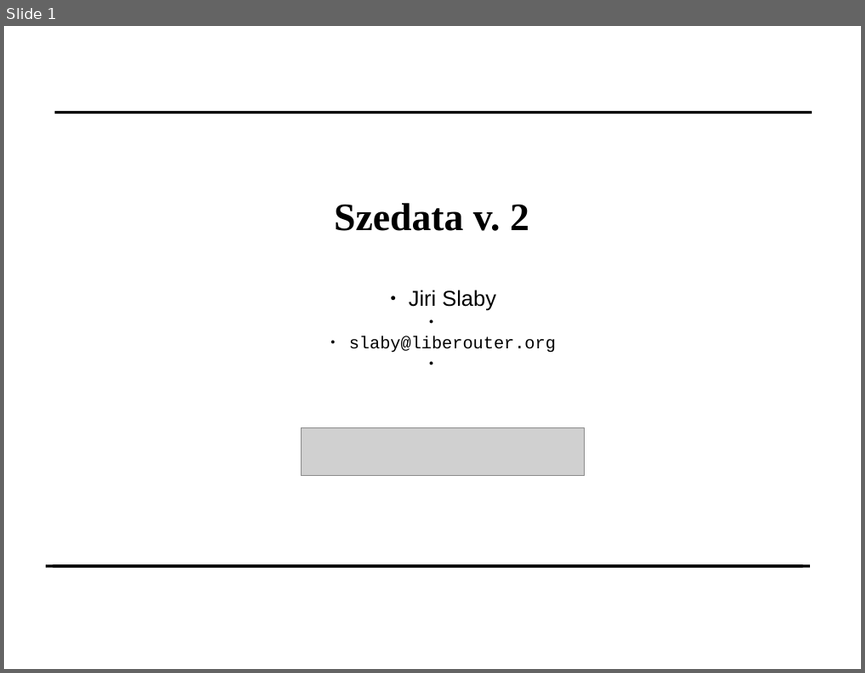
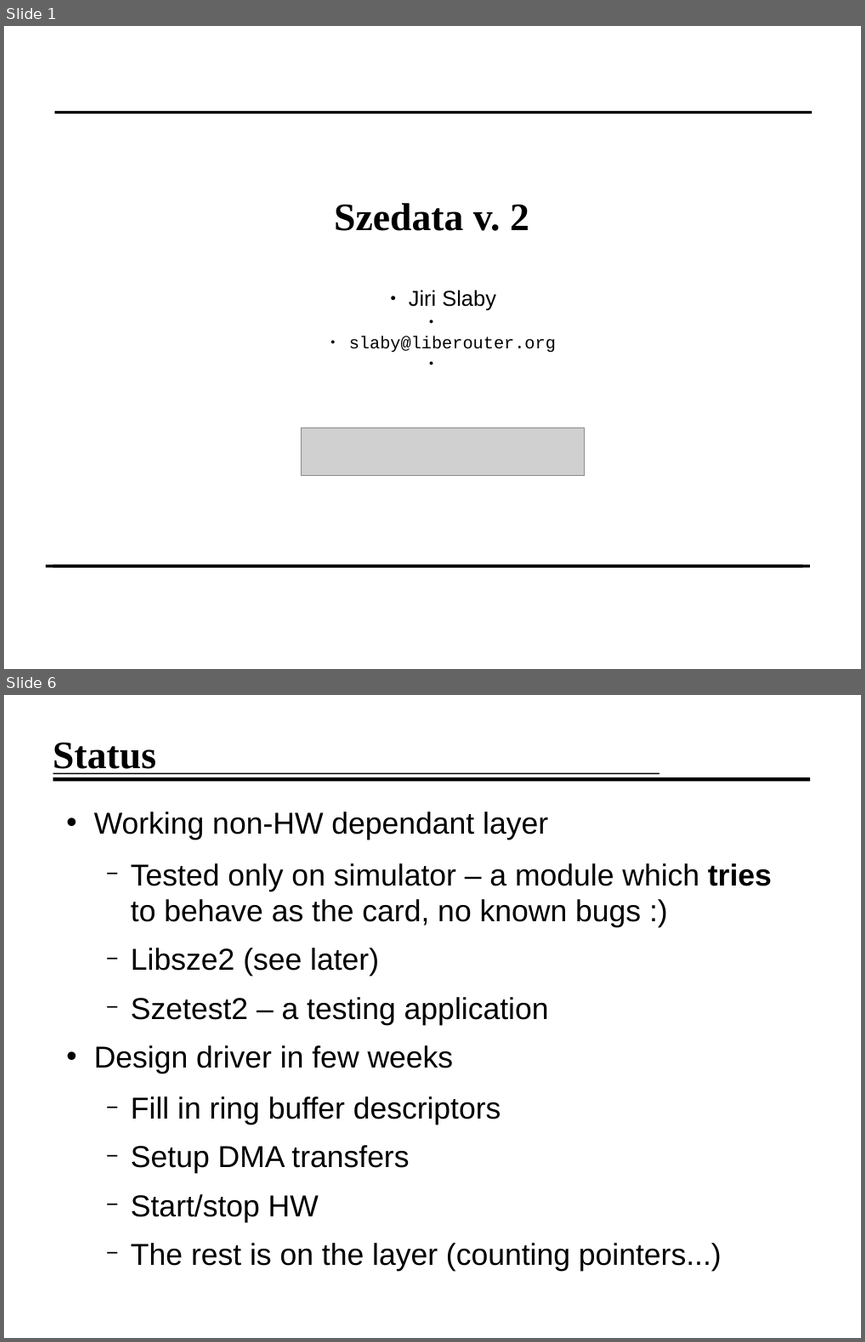
Before and after one commit to jirislaby/writings, a slide deck: presentation/seminar.odp. Shown one above the other, each under a label of ours: slide 1 before the commit, slides 1 and 6 after it; the slides between them are not shown. The pictures are 865x673 and 865x1342 pixels, drawn with LibreOffice and Linux fonts; fonts in the diff are those of the drawing; grey boxes stand for pictures; background and template pictures are left out. Boxes give left, top, right and bottom in pixels: in the first picture for what was removed or moved away, otherwise in the second. Text is boxed around its words. In the diff, an @@ line names an element or a change of style, - is before the commit and + after.

```diff
--- a/presentation/seminar.odp
+++ b/presentation/seminar.odp
@@ slide 6 added at [4,695,861,1338], background #FFFFFF @@
@@ title added at [52,742,156,774], 36 pt, text #000000, bold @@
+Status
@@ line added from (53, 779) to (811, 779), #000000 3.69 pt @@
@@ line added from (53, 773) to (659, 773), #000000 1.13 pt @@
@@ text added at [94,811,772,1270], 28 pt, text #000000 @@
+• Working non-HW dependant layer
+  − Tested only on simulator – a module which tries to behave as the card, no known bugs :)
+  − Libsze2 (see later)
+  − Szetest2 – a testing application
+• Design driver in few weeks
+  − Fill in ring buffer descriptors
+  − Setup DMA transfers
+  − Start/stop HW
+  − The rest is on the layer (counting pointers...)
```
Also in this commit, not shown: 7 other slides added, 1 slide removed.
